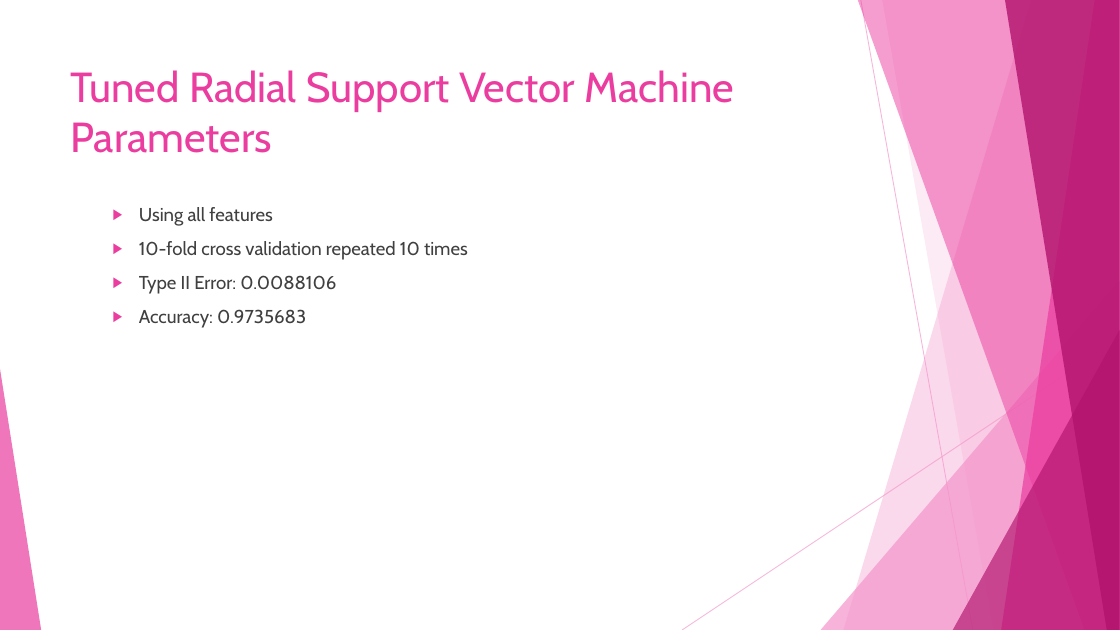
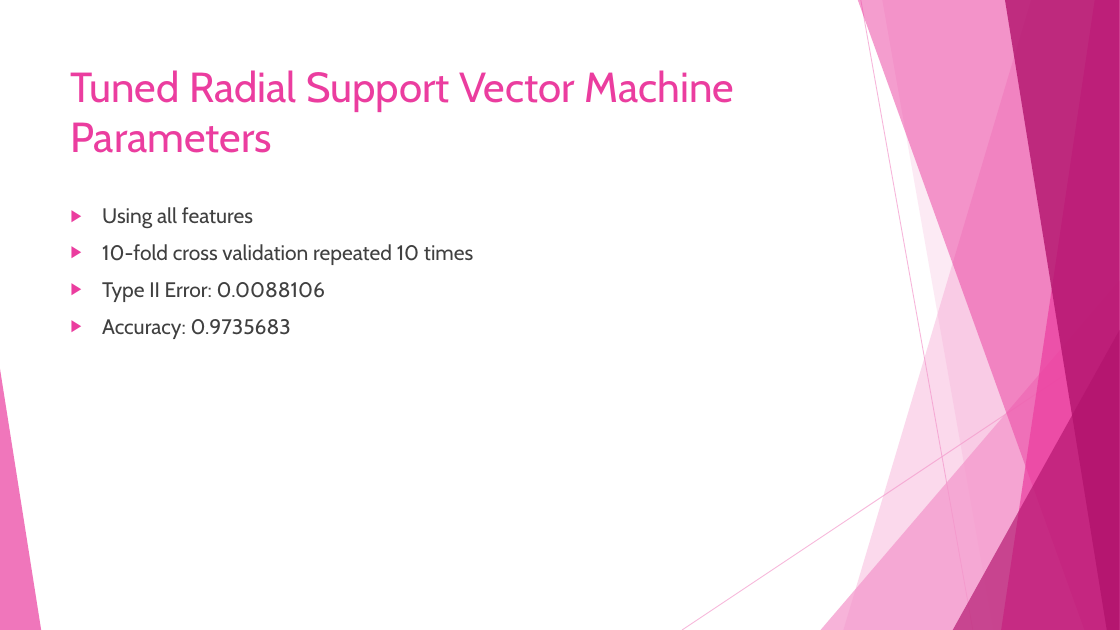
Before and after one commit to dlaposata/Breast_Cancer_Analysis, a slide deck: slide 22 of powerpoint.pptx. Drawn at 1120x630 pixels with LibreOffice and Linux fonts; fonts in the diff are those of the drawing. Boxes give left, top, right and bottom in pixels: in the first picture for what was removed or moved away, otherwise in the second. Text is boxed around its words. In the diff, an @@ line names an element or a change of style, - is before the commit and + after.

```diff
--- a/powerpoint.pptx
+++ b/powerpoint.pptx
@@ text "Using all features" at [102,207,473,339]: size 16 to 18 pt; list level 2 to 1 in "Using all features"; list level 2 to 1 in "10-fold cross validation repeated 10 ..."; list level 2 to 1 in "Type II Error: 0.0088106"; list level 2 to 1 in "Accuracy: 0.9735683" @@
```
Also in this commit, not shown: 14 other slides changed, 1 other file.
